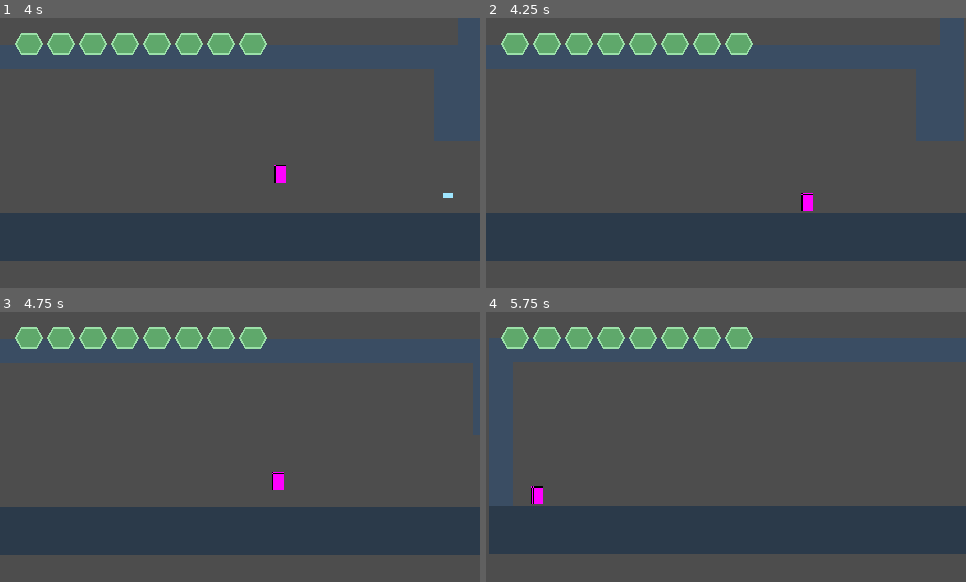
Above: before the commit, frames 1-4 (two rows, left to right).
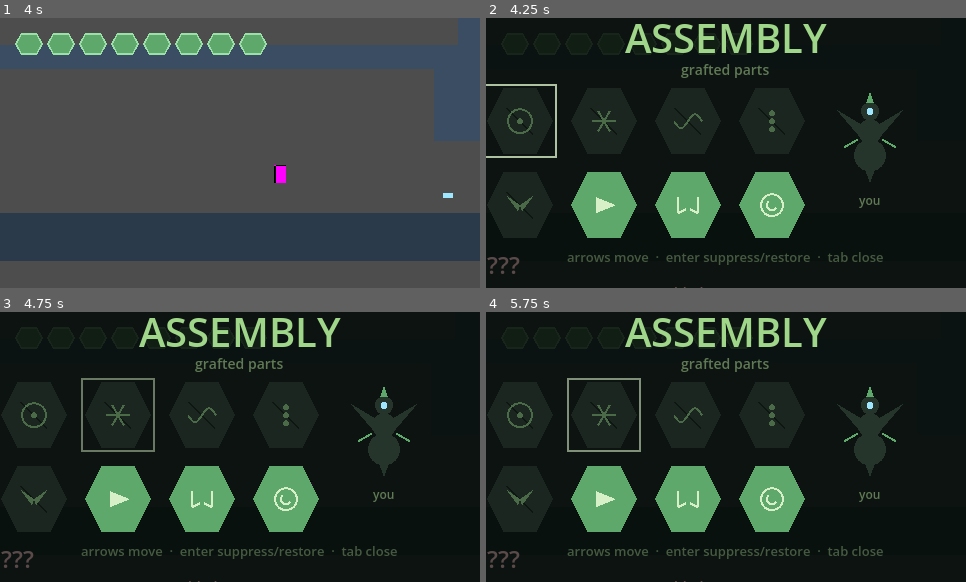
Above: after the commit, the same moments.

Repository: AdventurousArdvark/Bugvania
Game: Godot game, scene res://scenes/title.tscn
Same seed, same stepped clock (60 frames per second), same inputs: the game is played once before the commit and once after it.
Inputs (mouse positions are in pixels of both pictures, inside the frame that each line leads up to):
- Up to frame 1 (4 s): tap Enter (pause) at 0.5 s; move the mouse to (345, 139) at 0.52 s; hold Ctrl (slide) 0.53-1.28 s; hold Right (ui_right) 0.53-2.03 s; tap Shift (dash) at 0.6, 2.3, 3.6 s; click (345, 139) at 0.67 s; tap Space (jump) at 0.77, 1.07, 1.52, 1.55, 1.82, 2.1, 3.02, 3.32, 3.77, 3.8 s; move the mouse to (144, 166) at 1.27 s; tap Ctrl (slide) at 1.35, 3.05 s; click (144, 166) at 1.42 s; move the mouse to (288, 93) at 2.02 s; hold Left (ui_left) 2.03-2.78 s; click (288, 93) at 2.17 s; move the mouse to (216, 207) at 2.77 s; hold Right (ui_right) from 2.78 s (still down); tap J (attack) at 2.85 s; click (216, 207) at 2.92 s; move the mouse to (384, 193) at 3.52 s; click (384, 193) at 3.67 s
- Up to frame 2 (4.25 s): keep holding Right (ui_right); tap Space (jump) at 4.07 s; tap Tab (map) at 4.15 s
- Up to frame 3 (4.75 s): move the mouse to (96, 406) at 4.27 s; release Right (ui_right) at 4.28 s; hold Left (ui_left) from 4.28 s (still down); tap K (shoot) at 4.35 s; click (96, 406) at 4.42 s; tap Space (jump) at 4.52 s; tap Shift (dash) at 4.55 s
- Up to frame 4 (5.75 s): tap Space (jump) at 4.82 s; tap Enter (pause) at 4.9 s; release Left (ui_left) at 5 s; click (726, 482) at 5 s, where only the run before the commit has a clickable "Restart"

Frame 1 is identical in both runs. In frame 2, 100% of the frame differs, in the area x 0-100%, y 0-100%; in frame 3, 100%; in frame 4, 100%.

Commit message:
added menu and weapon toggle

Diff:
--- a/scripts/game.gd
+++ b/scripts/game.gd
@@ -56,6 +56,8 @@
 func _input(event: InputEvent) -> void:
 	if _complete:
 		return
+	if not get_tree().get_nodes_in_group("modal").is_empty():
+		return                          # the loadout menu is open; let it handle input
 	var toggle := false
 	if InputMap.has_action("pause") and event.is_action_pressed("pause"):
 		toggle = true
--- a/scripts/level_one.gd
+++ b/scripts/level_one.gd
@@ -293,6 +293,9 @@
 		hud.bind(_player)
 		for b in get_tree().get_nodes_in_group("boss"):
 			hud.bind_boss(b)
+		var menu := LoadoutMenu.new()
+		add_child(menu)
+		menu.bind(_player)
 
 
 func _find_camera(n: Node) -> Camera2D:
--- /dev/null
+++ b/scripts/loadout_menu.gd
@@ -0,0 +1,272 @@
+extends CanvasLayer
+class_name LoadoutMenu
+## Super Metroid-style loadout screen, themed as the bug reviewing its grafted parts.
+## Opens on Tab (or the "map" action), pauses the game, and lets you navigate a grid
+## of parts. Beam parts can be SUPPRESSED (toggled off) without losing them - the SM
+## trick of deactivating a beam when you don't want it. Status parts just show as
+## assembled. A small silhouette lights up the parts you've installed.
+##
+## Created and bound by the level. Reads the player live; toggles its *_active flags.
+
+const TITLE   := Color("#9fd68a")
+const SUB     := Color("#5f7a55")
+const CHITIN  := Color("#5fa86b")
+const DIM      := Color("#33513a")
+const LOCKED  := Color("#1c2620")
+const CRACK   := Color("#0e1612")
+const GLYPH_LIT := Color("#d8f0c8")
+const GLYPH_DIM := Color("#4a6a48")
+const CURSOR  := Color("#d8f0c8")
+const BG      := Color(0.02, 0.045, 0.03, 0.88)
+
+var _player: Node = null
+var _font: Font
+var _open: bool = false
+var _idx: int = 0
+var _cols: int = 4
+var _anim: float = 0.0
+var _parts: Array = []
+var _cell_rects: Array = []
+var _draw_node: Control = null
+
+class MenuDraw extends Control:
+	var menu
+	func _draw() -> void:
+		if menu != null:
+			menu._render(self)
+
+func _ready() -> void:
+	layer = 40
+	process_mode = Node.PROCESS_MODE_ALWAYS
+	_font = ThemeDB.fallback_font
+	_parts = [
+		{"key": "has_charge",      "active": "charge_active", "name": "Charge Gland",      "glyph": "charge",  "desc": "Hold the trigger to overcharge one heavy lance."},
+		{"key": "has_ice",         "active": "ice_active",    "name": "Frost Gland",       "glyph": "ice",     "desc": "Shots chill prey solid. Frozen prey is a platform."},
+		{"key": "has_wave",        "active": "wave_active",   "name": "Resonant Membrane", "glyph": "wave",    "desc": "Shots phase through carapace and wall alike."},
+		{"key": "has_missiles",    "active": "",              "name": "Stinger Pods",      "glyph": "missile", "desc": "Volatile pods. Burst armored growths and sealed ways."},
+		{"key": "has_double_jump", "active": "",              "name": "Wing-Segment",      "glyph": "wing",    "desc": "A second beat of borrowed wings."},
+		{"key": "has_dash",        "active": "",              "name": "Drill-Limb",        "glyph": "drill",   "desc": "A lunging bore. Crosses gaps and carries momentum."},
+		{"key": "has_wall_jump",   "active": "",              "name": "Grip-Claws",        "glyph": "claw",    "desc": "Cling to walls; kick off to climb."},
+		{"key": "has_slide",       "active": "",              "name": "Carapace-Roll",     "glyph": "roll",    "desc": "Tuck and slide low and fast."},
+	]
+	_draw_node = MenuDraw.new()
+	(_draw_node as MenuDraw).menu = self
+	_draw_node.set_anchors_preset(Control.PRESET_FULL_RECT)
+	_draw_node.mouse_filter = Control.MOUSE_FILTER_IGNORE
+	add_child(_draw_node)
+
+func bind(player: Node) -> void:
+	_player = player
+
+func _process(delta: float) -> void:
+	if _open:
+		_anim += delta
+		var mp := _draw_node.get_global_mouse_position()
+		for i in _cell_rects.size():
+			if _cell_rects[i].has_point(mp):
+				_idx = i
+		_redraw()
+
+func _input(event: InputEvent) -> void:
+	var toggle : bool = (InputMap.has_action("map") and event.is_action_pressed("map")) \
+		or (event is InputEventKey and event.pressed and not event.echo and event.keycode == KEY_TAB)
+	if not _open:
+		if toggle:
+			_open_menu()
+		return
+	if toggle or event.is_action_pressed("ui_cancel"):
+		_close_menu()
+	elif event.is_action_pressed("ui_left"):
+		_move(-1)
+	elif event.is_action_pressed("ui_right"):
+		_move(1)
+	elif event.is_action_pressed("ui_up"):
+		_move(-_cols)
+	elif event.is_action_pressed("ui_down"):
+		_move(_cols)
+	elif event.is_action_pressed("ui_accept"):
+		_toggle_current()
+	elif event is InputEventMouseButton and event.pressed and event.button_index == MOUSE_BUTTON_LEFT:
+		_toggle_current()
+
+func _open_menu() -> void:
+	_open = true
+	add_to_group("modal")            # tells the Game manager not to fight us
+	get_tree().paused = true
+	Audio.play("charge_ready")
+	_redraw()
+
+func _close_menu() -> void:
+	_open = false
+	remove_from_group("modal")
+	get_tree().paused = false
+	_redraw()
+
+func _move(d: int) -> void:
+	_idx = clampi(_idx + d, 0, _parts.size() - 1)
+	Audio.play("hit")
+
+func _toggle_current() -> void:
+	var part = _parts[_idx]
+	if _has(part.key) and part.active != "":
+		_player.set(part.active, not bool(_player.get(part.active)))
+		Audio.play("charge_ready")
+	else:
+		Audio.play("hit")
+
+func _redraw() -> void:
+	if _draw_node != null:
+		_draw_node.queue_redraw()
+
+func _has(key: String) -> bool:
+	return _player != null and _player.get(key) == true
+
+# ---------------------------------------------------------------------------
+
+func _render(c: Control) -> void:
+	if not _open:
+		return
+	var sz := c.size
+	c.draw_rect(Rect2(Vector2.ZERO, sz), BG)
+	c.draw_string(_font, Vector2(0, sz.y * 0.13), "ASSEMBLY", HORIZONTAL_ALIGNMENT_CENTER, sz.x, 40, TITLE)
+	c.draw_string(_font, Vector2(0, sz.y * 0.13 + 22), "grafted parts", HORIZONTAL_ALIGNMENT_CENTER, sz.x, 14, SUB)
+
+	var cell := 66.0
+	var gap := 18.0
+	var gw := _cols * cell + (_cols - 1) * gap
+	var gx := sz.x * 0.5 - gw * 0.5 - 80.0     # nudge left; silhouette sits on the right
+	var gy := sz.y * 0.26
+	_cell_rects.clear()
+	for i in _parts.size():
+		var cx := gx + (i % _cols) * (cell + gap)
+		var cy := gy + (i / _cols) * (cell + gap)
+		var r := Rect2(cx, cy, cell, cell)
+		_cell_rects.append(r)
+		_draw_cell(c, r, _parts[i], i == _idx)
+
+	_draw_description(c, Vector2(gx, gy + 2.0 * (cell + gap) + 18.0), gw)
+	_draw_silhouette(c, Vector2(sz.x * 0.80, sz.y * 0.42))
+
+	c.draw_string(_font, Vector2(0, sz.y - 26), "arrows move  ·  enter suppress/restore  ·  tab close",
+		HORIZONTAL_ALIGNMENT_CENTER, sz.x, 13, Color(SUB.r, SUB.g, SUB.b, 0.7))
+
+func _draw_cell(c: Control, r: Rect2, part: Dictionary, sel: bool) -> void:
+	var acq := _has(part.key)
+	var togg: bool = part.active != ""
+	var act: bool = togg and bool(_player.get(part.active))
+	var lit := acq and (not togg or act)
+
+	var fill := CHITIN if lit else (DIM if acq else LOCKED)
+	_hex(c, r, fill)
+	if not acq:
+		c.draw_line(r.position + Vector2(r.size.x * 0.3, r.size.y * 0.3),
+			r.position + Vector2(r.size.x * 0.7, r.size.y * 0.7), CRACK, 1.5)
+	_glyph(c, r.get_center(), part.glyph, GLYPH_LIT if lit else GLYPH_DIM)
+	if sel:
+		var a := 0.6 + 0.4 * sin(_anim * 6.0)
+		var o := r.grow(3.0)
+		c.draw_rect(o, Color(CURSOR.r, CURSOR.g, CURSOR.b, a), false, 2.0)
+
+func _draw_description(c: Control, pos: Vector2, w: float) -> void:
+	var part = _parts[_idx]
+	var acq := _has(part.key)
+	var togg: bool = part.active != ""
+	var status := ""
+	var scol := SUB
+	if not acq:
+		status = "DORMANT — not yet assembled"
+		scol = Color("#6a4a4a")
+	elif part.key == "has_missiles":
+		status = "ASSEMBLED — %d pods" % int(_player.get("missiles"))
+		scol = CHITIN
+	elif togg:
+		if bool(_player.get(part.active)):
+			status = "ACTIVE"
+			scol = CHITIN
+		else:
+			status = "SUPPRESSED"
+			scol = DIM
+	else:
+		status = "ASSEMBLED"
+		scol = CHITIN
+
+	var name_col := TITLE if acq else Color("#5a4a4a")
+	var name_txt: String = part.name if acq else "??? "
+	c.draw_string(_font, pos, name_txt, HORIZONTAL_ALIGNMENT_LEFT, w, 24, name_col)
+	c.draw_string(_font, pos + Vector2(0, 24), status, HORIZONTAL_ALIGNMENT_LEFT, w, 14, scol)
+	if acq:
+		c.draw_string(_font, pos + Vector2(0, 48), part.desc, HORIZONTAL_ALIGNMENT_LEFT, w, 15, SUB)
+
+# A small bug that lights up the parts you've grafted on.
+func _draw_silhouette(c: Control, ctr: Vector2) -> void:
+	var body := Color("#26352b")
+	var on := func(k): return CHITIN if _has(k) else body
+	# abdomen / thorax / head
+	c.draw_circle(ctr + Vector2(0, 24), 16, body)
+	c.draw_circle(ctr, 12, body)
+	c.draw_circle(ctr + Vector2(0, -20), 9, body)
+	# wings (double jump)
+	var wing: Color = on.call("has_double_jump")
+	c.draw_colored_polygon(PackedVector2Array([ctr + Vector2(-4, -4), ctr + Vector2(-34, -22), ctr + Vector2(-10, 6)]), wing)
+	c.draw_colored_polygon(PackedVector2Array([ctr + Vector2(4, -4), ctr + Vector2(34, -22), ctr + Vector2(10, 6)]), wing)
+	# stinger (missiles)
+	var st: Color = on.call("has_missiles")
+	c.draw_colored_polygon(PackedVector2Array([ctr + Vector2(-5, 38), ctr + Vector2(5, 38), ctr + Vector2(0, 52)]), st)
+	# grip claws (wall jump) on the legs
+	var claw: Color = on.call("has_wall_jump")
+	c.draw_line(ctr + Vector2(-12, 8), ctr + Vector2(-26, 16), claw, 2.0)
+	c.draw_line(ctr + Vector2(12, 8), ctr + Vector2(26, 16), claw, 2.0)
+	# drill horn (dash)
+	var drill: Color = on.call("has_dash")
+	c.draw_colored_polygon(PackedVector2Array([ctr + Vector2(-4, -28), ctr + Vector2(4, -28), ctr + Vector2(0, -40)]), drill)
+	# mandible glow = current beam color (ice/wave/charge/base), only if it would apply
+	var beam := Color("#9fe6ff")
+	if _has("has_wave") and bool(_player.get("wave_active")):
+		beam = Color("#c77dff")
+	elif _has("has_ice") and bool(_player.get("ice_active")):
+		beam = Color("#bfe9ff")
+	c.draw_circle(ctr + Vector2(0, -20), 3.5, beam)
+	c.draw_string(_font, ctr + Vector2(-40, 74), "you", HORIZONTAL_ALIGNMENT_CENTER, 80, 12, SUB)
+
+func _hex(c: Control, r: Rect2, col: Color) -> void:
+	var w := r.size.x
+	var h := r.size.y
+	var p := r.position
+	c.draw_colored_polygon(PackedVector2Array([
+		p + Vector2(w * 0.25, 0), p + Vector2(w * 0.75, 0),
+		p + Vector2(w, h * 0.5),
+		p + Vector2(w * 0.75, h), p + Vector2(w * 0.25, h),
+		p + Vector2(0, h * 0.5),
+	]), col)
+
+func _glyph(c: Control, ctr: Vector2, kind: String, col: Color) -> void:
+	match kind:
+		"charge":
+			c.draw_arc(ctr, 12, 0, TAU, 20, col, 2.0)
+			c.draw_circle(ctr, 3, col)
+		"ice":
+			for a in [0.0, PI / 3.0, 2.0 * PI / 3.0]:
+				var d := Vector2(cos(a), sin(a)) * 12.0
+				c.draw_line(ctr - d, ctr + d, col, 2.0)
+		"wave":
+			var pts := PackedVector2Array()
+			for i in 13:
+				var x := -14.0 + i * 28.0 / 12.0
+				pts.append(ctr + Vector2(x, sin(float(i) / 12.0 * TAU) * 7.0))
+			c.draw_polyline(pts, col, 2.0)
+		"missile":
+			for j in 3:
+				c.draw_circle(ctr + Vector2(0, -8 + j * 8), 3.0, col)
+		"wing":
+			c.draw_colored_polygon(PackedVector2Array([ctr + Vector2(0, 0), ctr + Vector2(-14, -10), ctr + Vector2(-2, 6)]), col)
+			c.draw_colored_polygon(PackedVector2Array([ctr + Vector2(0, 0), ctr + Vector2(14, -10), ctr + Vector2(2, 6)]), col)
+		"drill":
+			c.draw_colored_polygon(PackedVector2Array([ctr + Vector2(-8, -8), ctr + Vector2(12, 0), ctr + Vector2(-8, 8)]), col)
+		"claw":
+			c.draw_line(ctr + Vector2(-10, -8), ctr + Vector2(-10, 8), col, 2.0)
+			c.draw_line(ctr + Vector2(-10, 8), ctr + Vector2(-2, 4), col, 2.0)
+			c.draw_line(ctr + Vector2(10, -8), ctr + Vector2(10, 8), col, 2.0)
+			c.draw_line(ctr + Vector2(10, 8), ctr + Vector2(2, 4), col, 2.0)
+		"roll":
+			c.draw_arc(ctr, 11, 0, TAU, 18, col, 2.0)
+			c.draw_arc(ctr, 5, 0.5, 4.0, 12, col, 2.0)
--- a/scripts/player.gd
+++ b/scripts/player.gd
@@ -73,6 +73,11 @@
 @export var has_wave := false
 @export var has_missiles := false
 
+# Beam toggles (Super Metroid-style: suppress a part in the menu without losing it).
+var charge_active := true
+var ice_active := true
+var wave_active := true
+
 # --- Missiles ammo ---
 @export var max_missiles := 15
 var missiles: int = 0:
--- a/scripts/weapon.gd
+++ b/scripts/weapon.gd
@@ -39,7 +39,7 @@
 		_cooldown -= delta
 	_anim += delta
 
-	var can_charge: bool = _player != null and _player.get("has_charge") == true
+	var can_charge: bool = _player != null and _player.get("has_charge") == true and _player.get("charge_active") != false
 	_can_charge = can_charge
 
 	if _act_just_pressed("attack"):
@@ -145,10 +145,10 @@
 		s.size = 14.0
 		s.color = Color("#ffffff")
 		s.lifetime = 1.5
-	if _player != null and _player.get("has_ice") == true:
+	if _player != null and _player.get("has_ice") == true and _player.get("ice_active") != false:
 		s.element = "ice"                 # freezes enemies (enemy.gd reacts)
 		s.color = Color("#bfe9ff")
-	if _player != null and _player.get("has_wave") == true:
+	if _player != null and _player.get("has_wave") == true and _player.get("wave_active") != false:
 		s.pierce = true                   # Wave passes through walls and enemies
 		s.color = Color("#c77dff")
 	return s
Not shown, added: scripts/loadout_menu.gd.uid
